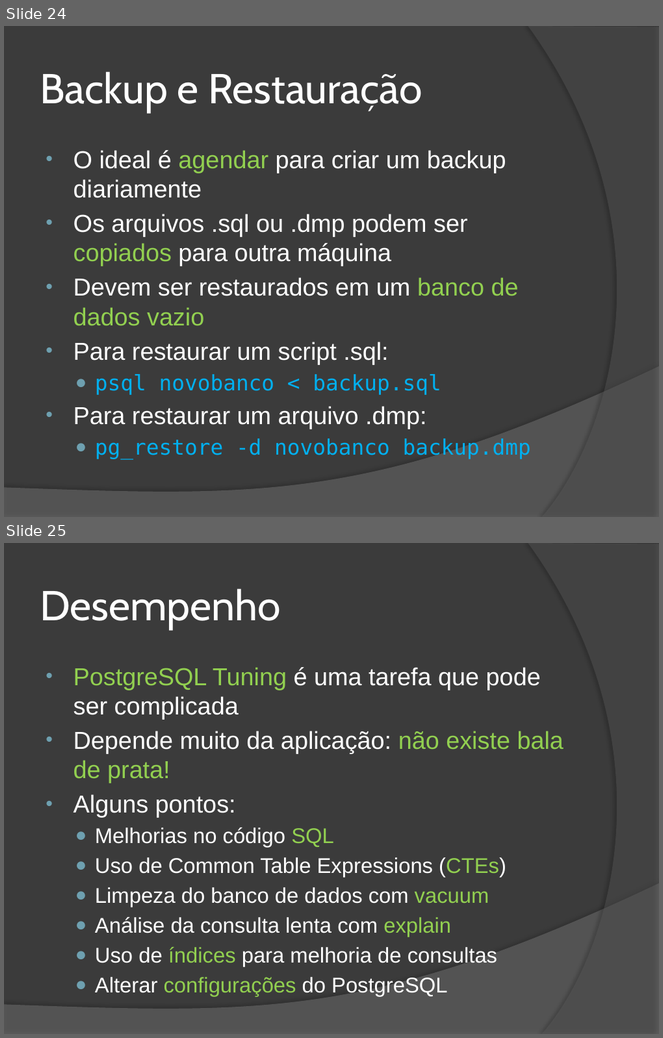
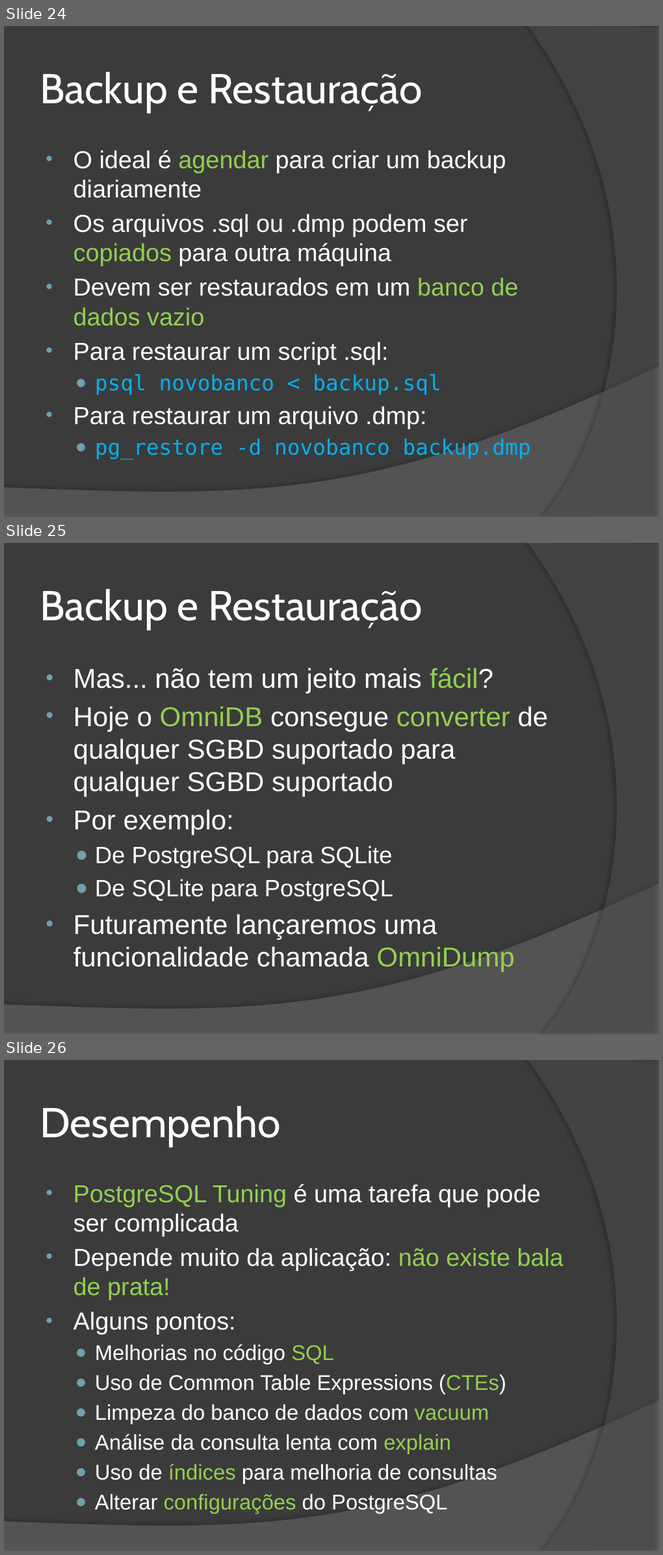
Before and after one commit to wind39/wind39.github.io, a slide deck: curso/modulo3capitulo5.pptx. Shown one above the other, each under a label of ours: slides 24 and 25 before the commit, slides 24, 25 and 26 after it. The pictures are 663x1038 and 663x1555 pixels, drawn with LibreOffice and Linux fonts; fonts in the diff are those of the drawing. Boxes give left, top, right and bottom in pixels: in the first picture for what was removed or moved away, otherwise in the second. Text is boxed around its words. In the diff, an @@ line names an element or a change of style, - is before the commit and + after.

```diff
--- a/curso/modulo3capitulo5.pptx
+++ b/curso/modulo3capitulo5.pptx
@@ slide 25 added at [4,543,659,1034], background #3B3B3B; not listed: 2 template elements that a slide beside it also shows @@
@@ title added at [40,589,423,629], 46 pt, text #FFFFFF @@
+Backup e Restauração
@@ text added at [74,668,549,973], 30 pt, text #FFFFFF @@
+• Mas... não tem um jeito mais fácil?
+• Hoje o OmniDB consegue converter de qualquer SGBD suportado para qualquer SGBD suportado
+• Por exemplo:
+  ● De PostgreSQL para SQLite
+  ● De SQLite para PostgreSQL
+• Futuramente lançaremos uma funcionalidade chamada OmniDump
@@ what was slide 25 is now slide 26 @@
```
Also in this commit, not shown: 3 slides changed, 4 other files.
